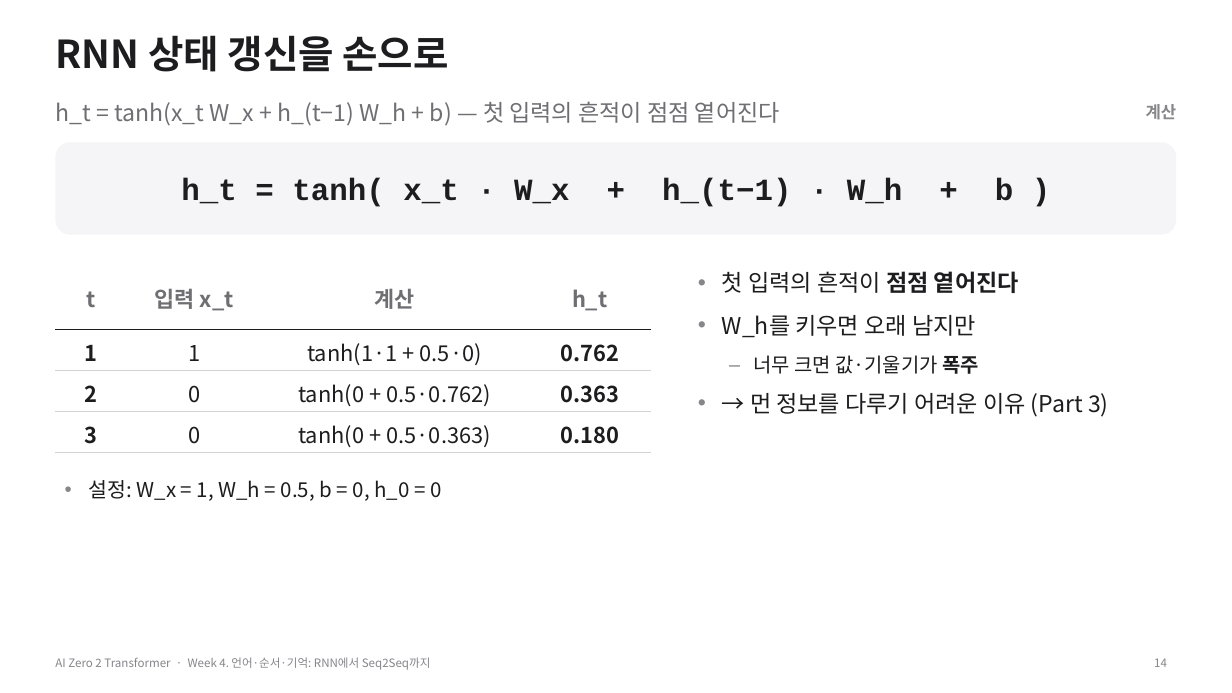
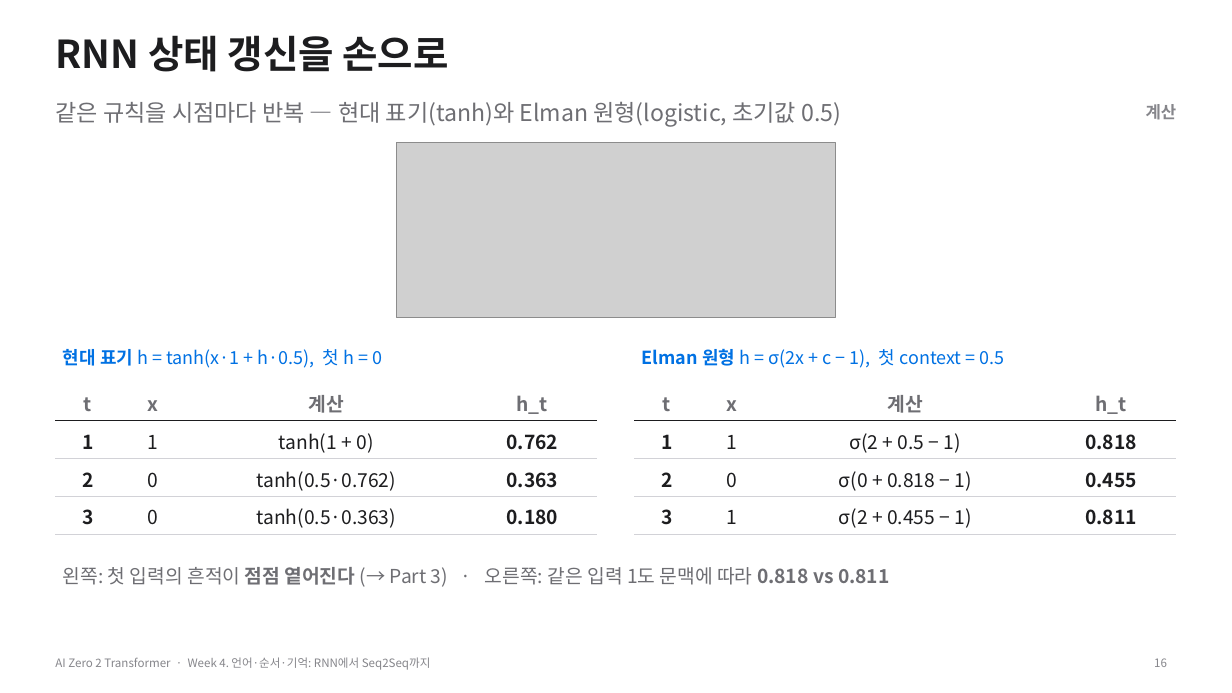
Before and after one commit to myunhh/AI-Zero-2-Transformers, a slide deck: slide 16 of lectures/week04_rnn_lstm_seq2seq.pptx (slide 14 before the commit). Drawn at 1232x693 pixels with LibreOffice and Linux fonts; fonts in the diff are those of the drawing; grey boxes stand for pictures. Boxes give left, top, right and bottom in pixels: in the first picture for what was removed or moved away, otherwise in the second. Text is boxed around its words. In the diff, an @@ line names an element or a change of style, - is before the commit and + after.

```diff
--- a/lectures/week04_rnn_lstm_seq2seq.pptx
+++ b/lectures/week04_rnn_lstm_seq2seq.pptx
@@ text at <box>55,101,841,126</box>: text changed @@
-h_t = tanh(x_t W_x + h_(t−1) W_h + b) — 첫 입력의 흔적이 점점 옅어진다
+같은 규칙을 시점마다 반복 — 현대 표기(tanh)와 Elman 원형(logistic, 초기값 0.5)
@@ rounded rectangle removed at <box>55,142,1177,235</box> @@
@@ picture added at <box>396,142,836,318</box> @@
@@ text "현대 표기 h = tanh(x·1 ..." at <box>63,349,382,368</box>: vertical alignment middle to top @@
@@ text at <box>63,349,382,368</box>: text changed; size 24 to 14 pt; font Courier New to Noto Sans CJK KR; text colour #1D1D1F to #0071E3; bold off @@
-h_t = tanh( x_t · W_x + h_(t−1) · W_h + b )
+현대 표기 h = tanh(x·1 + h·0.5), 첫 h = 0
@@ text at <box>642,349,1005,368</box>: text changed; size 18 to 14 pt; text colour #1D1D1F to #0071E3 @@
-• 첫 입력의 흔적이 점점 옅어진다
-• W_h를 키우면 오래 남지만
-– 너무 크면 값·기울기가 폭주
-• → 먼 정보를 다루기 어려운 이유 (Part 3)
+Elman 원형 h = σ(2x + c − 1), 첫 context = 0.5
@@ table at <box>55,383,597,534</box> @@
-row 1, column 2: 입력 x_t
+row 1, column 2: x
-row 2, column 3: tanh(1·1 + 0.5·0)
+row 2, column 3: tanh(1 + 0)
-row 3, column 3: tanh(0 + 0.5·0.762)
+row 3, column 3: tanh(0.5·0.762)
-row 4, column 3: tanh(0 + 0.5·0.363)
+row 4, column 3: tanh(0.5·0.363)
@@ size 17 to 15 pt in "t", "계산", "h_t", "1" and 8 more places @@
@@ table: place and size @@
-table at <box>55,262,652,453</box>
+table at <box>55,383,597,534</box>
@@ table added at <box>635,383,1177,534</box>, 4 rows, 4 columns @@
+t | x | 계산 | h_t
+1 | 1 | σ(2 + 0.5 − 1) | 0.818
+2 | 0 | σ(0 + 0.818 − 1) | 0.455
+3 | 1 | σ(2 + 0.455 − 1) | 0.811
@@ text removed at <box>89,480,441,501</box> @@
-• 설정: W_x = 1, W_h = 0.5, b = 0, h_0 = 0
@@ text added at <box>63,567,890,587</box>, 15 pt, text #6E6E73 @@
+왼쪽: 첫 입력의 흔적이 점점 옅어진다 (→ Part 3) · 오른쪽: 같은 입력 1도 문맥에 따라 0.818 vs 0.811
@@ page number at <box>1154,658,1167,667</box>: text changed @@
-14
+16
```
Also in this commit, not shown: 26 other slides changed, 29 slides added, 13 slides removed, 20 other files.
